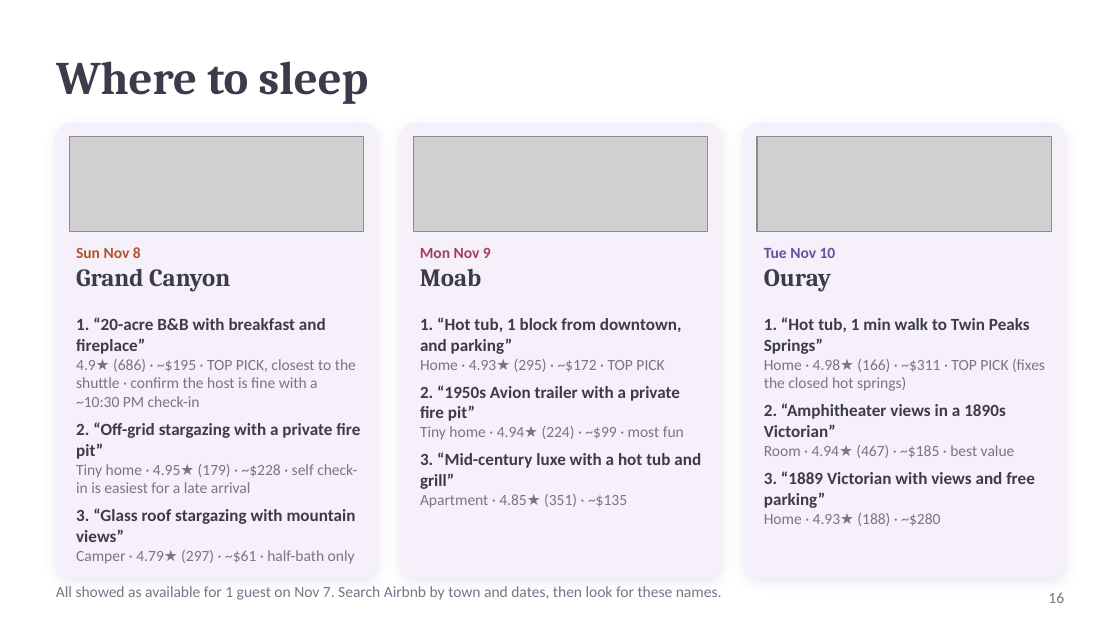
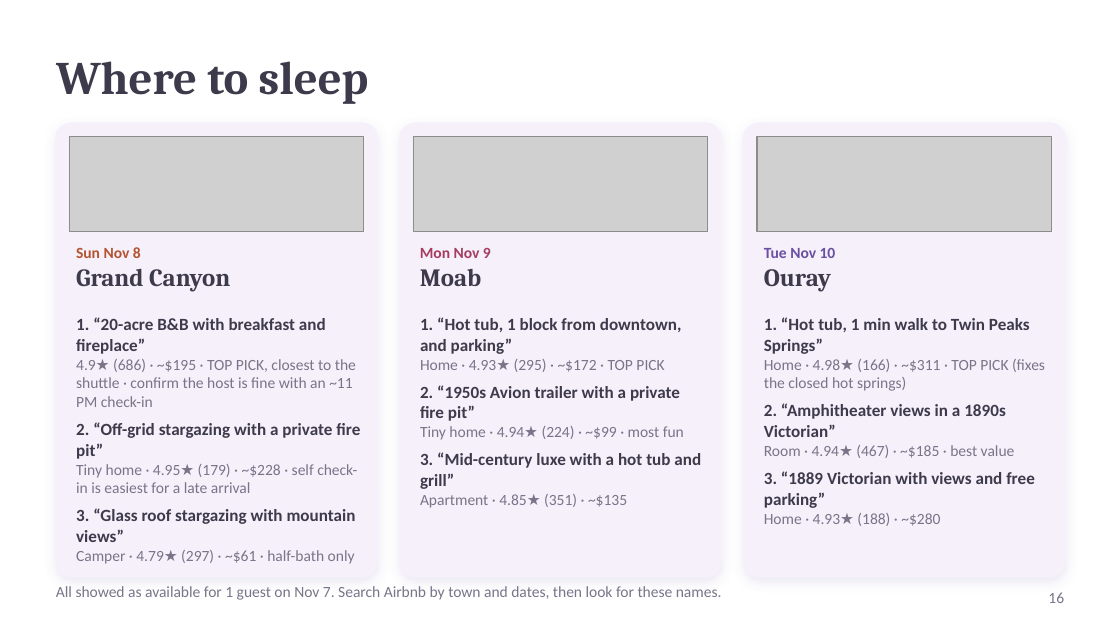
Before and after one commit to kohl-crypto/desert-to-divide, a slide deck: slide 16 of Desert-to-Divide-Tour-Guide.pptx. Drawn at 1120x630 pixels with LibreOffice and Linux fonts; fonts in the diff are those of the drawing; grey boxes stand for pictures. Boxes give left, top, right and bottom in pixels: in the first picture for what was removed or moved away, otherwise in the second. Text is boxed around its words. In the diff, an @@ line names an element or a change of style, - is before the commit and + after.

Commit message:
Itinerary v3: buffers, car/parking/shuttle logistics, SW Colorado flood + weather check, November highlights

```diff
--- a/Desert-to-Divide-Tour-Guide.pptx
+++ b/Desert-to-Divide-Tour-Guide.pptx
@@ text at [76, 359, 356, 407]: text changed @@
-4.9★ (686) · ~$195 · TOP PICK, closest to the shuttle · confirm the host is fine with a ~10:30 PM check-in
+4.9★ (686) · ~$195 · TOP PICK, closest to the shuttle · confirm the host is fine with an ~11 PM check-in
```
Also in this commit, not shown: 13 other slides changed, 4 other files.
